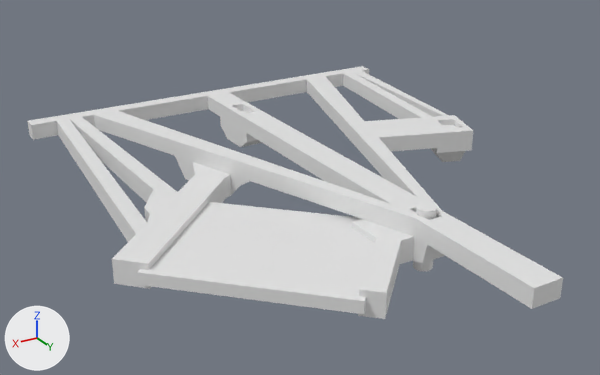
One commit to the Blender file lib/3dModel/screenHolder.blend: the scene before it, then after it.
Camera for both pictures: a camera (50 mm lens) standing at (0.0741, 0.1166, 0.0515) and looking at (0.0059, 0.0028, -0.0054). Every picture has the same lights, and +X, +Y and +Z are marked at lower left. The same objects are shown in both versions, whatever each file hides.
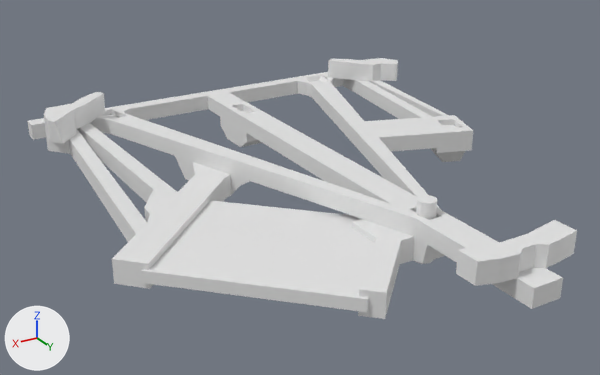
Boxes [x1, y1, x2, y2] around the edits, measured in the pictures (600 x 375 px):
'Cube.010', reshaped: before [27, 66, 563, 319]; after [27, 58, 577, 319]
'cutOutSmallPlate', moved: before [137, 202, 375, 314]; after [141, 200, 375, 312]
'Cylinder.008', moved: before [413, 203, 437, 271]; after [416, 195, 437, 264]
part 1 of me_cube_019, built on: before [80, 73, 335, 134]; after [44, 58, 442, 244]
part 2 of me_cube_019, built on: before [501, 259, 563, 288]; after [456, 220, 577, 288]

Patch to the scene script:
```diff
--- a/lib/3dModel/screenHolder.blend.py
+++ b/lib/3dModel/screenHolder.blend.py
@@ me_cube_019 @@
 # used by ob_cube_010; location = (0.0, -0.0429, -0.0025); scale = (2.67, 0.1, 0.1)
-me_cube_019.from_pydata(...)  # 1551 vertices, 1554 faces; spans x -0.015..0.016, y -0.015..0.969, z -0.055..0.015
+me_cube_019.from_pydata(...)  # 2179 vertices, 2181 faces; spans x -0.016..0.016, y -0.015..0.969, z -0.055..0.058
+# me_cube_019 part 1: 16 vertices removed from x -0.01..0.01, y 0.015, z -0.015..0.015; 600 vertices added at x -0.016..0.015, y -0.015..0.724, z -0.055..0.058
+# me_cube_019 part 2: 3 vertices removed from x 0.0, y 0.94, z 0.015; 47 vertices added at x -0.003..0.003, y 0.89..0.94, z 0.015..0.05
@@ ob_cutoutsmallplate @@
 ob_cutoutsmallplate = bpy.data.objects.new('cutOutSmallPlate', me_cube_017)
-ob_cutoutsmallplate.location = (0.021, 0.0201, -0.006)
+ob_cutoutsmallplate.location = (0.0204, 0.0199, -0.006)
 ob_cutoutsmallplate.rotation_euler = (0.0, 0.0, -0.785)  # degrees (0, 0, -45)
@@ ob_cylinder_008 @@
 ob_cylinder_008 = bpy.data.objects.new('Cylinder.008', me_cylinder_019)
-ob_cylinder_008.location = (0.0001, 0.0297, -0.005)
+ob_cylinder_008.location = (0.0001, 0.0297, -0.0037)
 ob_cylinder_008.rotation_euler = (0.0, 0.0, -0.787)  # degrees (0, 0, -45)
```
